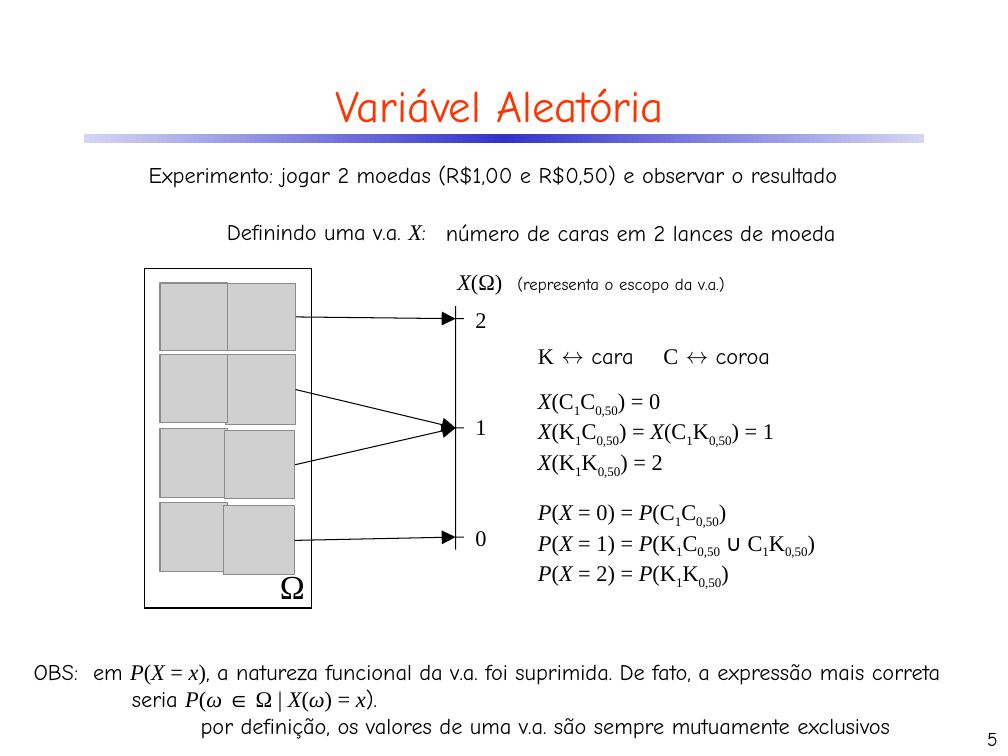
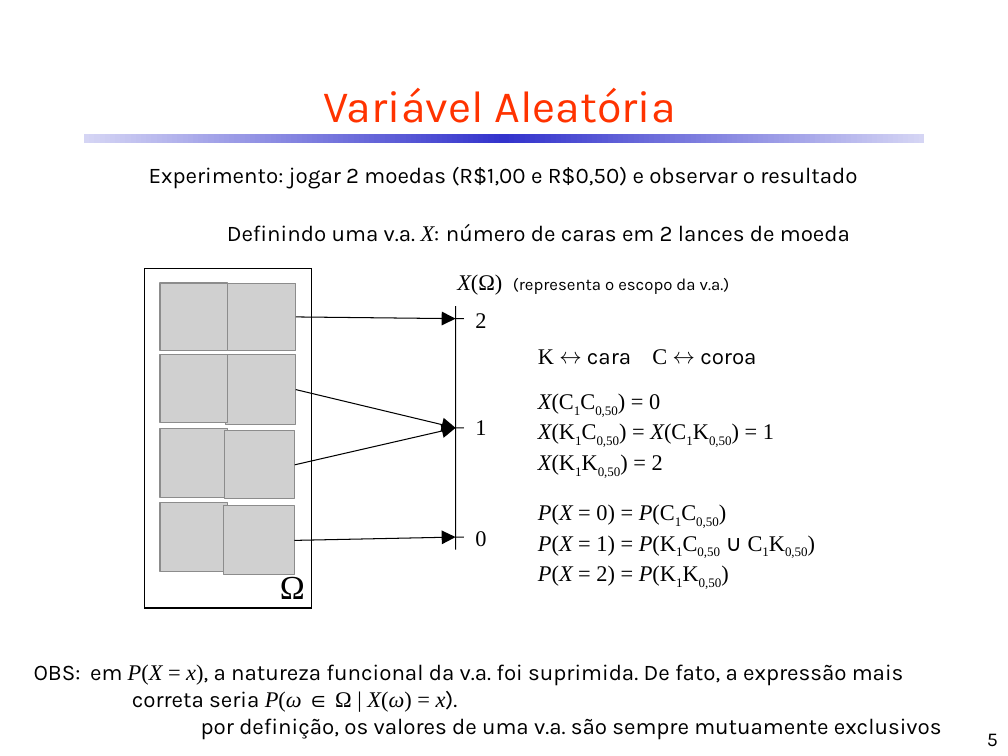
Before and after one commit to CDRenno/Estatistica, a slide deck: slide 5 of ppt/02VA.pptx. Drawn at 1008x756 pixels with LibreOffice and Linux fonts; fonts in the diff are those of the drawing; grey boxes stand for pictures. Boxes give left, top, right and bottom in pixels: in the first picture for what was removed or moved away, otherwise in the second. Text is boxed around its words. In the diff, an @@ line names an element or a change of style, - is before the commit and + after.

```diff
--- a/ppt/02VA.pptx
+++ b/ppt/02VA.pptx
@@ font Comic Neue to Karla in 5 elements at <box>323,88,675,123</box>, <box>446,224,850,242</box>, <box>987,733,998,747</box>, <box>227,225,440,242</box>, <box>149,167,857,189</box> @@
@@ text "X(Ω) (representa o escopo da ..." at <box>457,274,730,295</box>: font Comic Neue to Karla in "(representa o escopo da v.a.)" @@
@@ text "K ↔ cara C ↔ ..." at <box>538,349,756,365</box>: font Comic Neue to Karla in "↔ cara ↔ coroa" @@
@@ text "OBS: em P(X = x), ..." at <box>34,664,942,740</box>: font Comic Neue to Karla in "OBS: em x), a natureza funcional da ...", "por definição, os valores de uma v.a. ..." @@
```
Also in this commit, not shown: 57 other slides changed, 5 other files.
